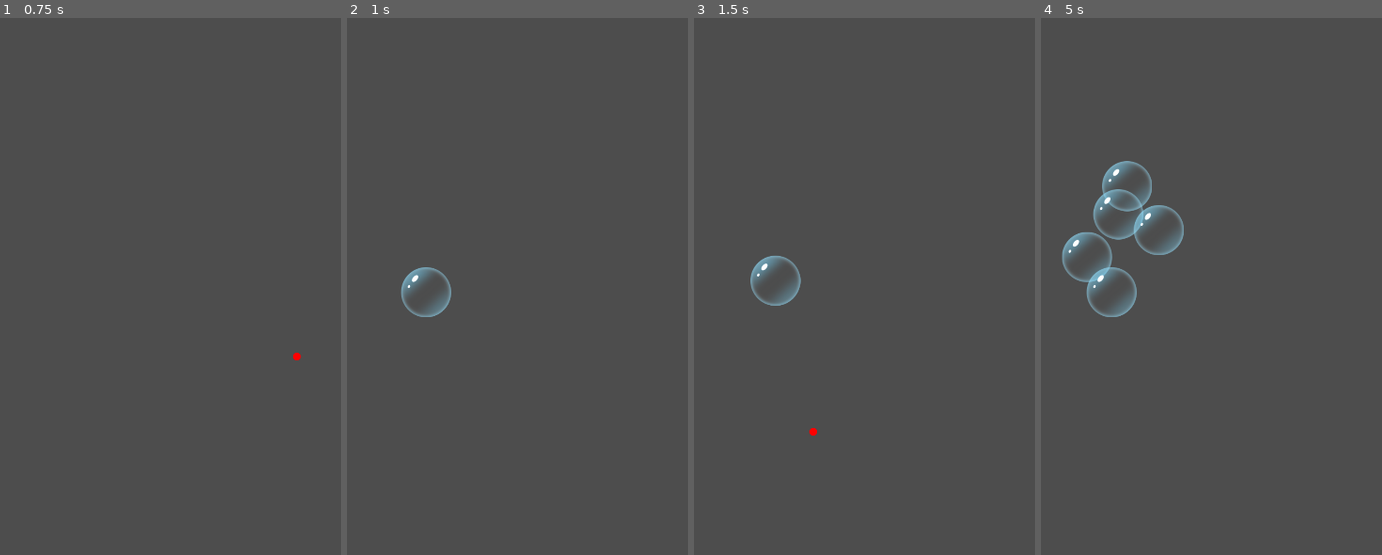
Above: before the commit, frames 1-4 (left to right).
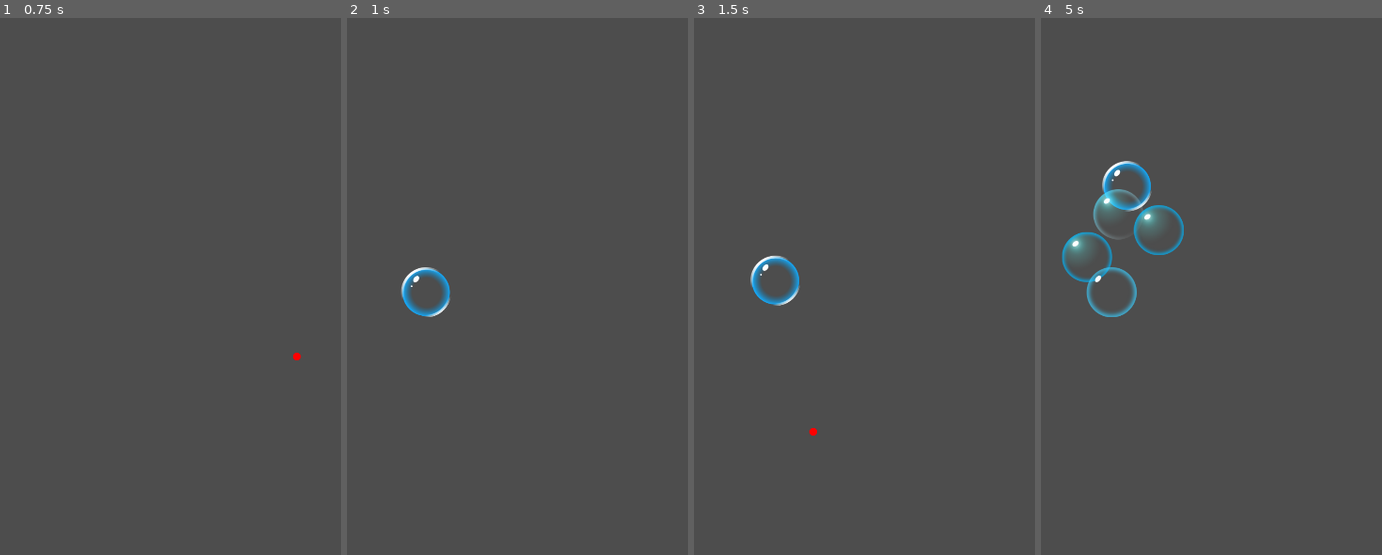
Above: after the commit, the same moments.

Repository: HybridAU/bubble-pop
Game: Godot game, scene res://root.tscn
The game is run twice, just before and just after one commit, with the same random seed, the same clock (stepped at 60 frames per second) and the same inputs.
Inputs (mouse positions are in pixels of both pictures, inside the frame that each line leads up to):
- Up to frame 1 (0.75 s): tap Enter at 0.5 s; move the mouse to (296, 356) at 0.52 s; click (296, 356) at 0.67 s
- Up to frame 2 (1 s): no input
- Up to frame 3 (1.5 s): move the mouse to (813, 431) at 1.27 s; click (813, 431) at 1.42 s
- Up to frame 4 (5 s): move the mouse to (1286, 227) at 2.02 s; click (1286, 227) at 2.17 s; move the mouse to (1225, 544) at 2.77 s; click (1225, 544) at 2.92 s; move the mouse to (1371, 506) at 3.52 s; click (1371, 506) at 3.67 s; move the mouse to (1119, 281) at 4.27 s; click (1119, 281) at 4.42 s

Frame 1 is identical in both runs. In frame 2, 0.7% of the frame differs, in the area x 15-31%, y 46-56%; in frame 3, 0.7%; in frame 4, 2.4%, in the area x 6-42%, y 26-56%.
Error in both runs: Invalid access to property or key 'position' on a base object of type 'InputEventKey'. (res://scripts/root.gd:12)

Commit message:
Use different bubble textures

Diff:
--- a/bubble.tscn
+++ b/bubble.tscn
@@ -1,7 +1,7 @@
 [gd_scene format=3 uid="uid://clrnn6vie8uxy"]
 
 [ext_resource type="Script" uid="uid://cewle1upkwa3x" path="res://scripts/bubble.gd" id="1_y2db8"]
-[ext_resource type="Texture2D" uid="uid://oh1chfkjtqoj" path="res://assets/Bubbles/Coloured/128x128/bubble_4.png" id="2_y2db8"]
+[ext_resource type="Script" uid="uid://qowkvfmmrdgm" path="res://scripts/bubble_sprite.gd" id="2_y2db8"]
 
 [sub_resource type="CircleShape2D" id="CircleShape2D_n2mqj"]
 radius = 64.0
@@ -10,7 +10,7 @@
 script = ExtResource("1_y2db8")
 
 [node name="Sprite2D" type="Sprite2D" parent="." unique_id=1948743448]
-texture = ExtResource("2_y2db8")
+script = ExtResource("2_y2db8")
 
 [node name="CollisionShape2D" type="CollisionShape2D" parent="." unique_id=1705877029]
 shape = SubResource("CircleShape2D_n2mqj")
--- /dev/null
+++ b/scripts/bubble_sprite.gd
@@ -0,0 +1,15 @@
+extends Sprite2D
+
+func _ready() -> void:
+	# TODO this isn't too bad with 7 textures, but there must be a way to glob these.
+	# also, maybe the diffrent bubbles can work differently, then we can use them for
+	# specific things rather than just random.
+	var bubble_1 = load("res://assets/Bubbles/bubble_1.png")
+	var bubble_2 = load("res://assets/Bubbles/bubble_2.png")
+	var bubble_3 = load("res://assets/Bubbles/bubble_3.png")
+	var bubble_4 = load("res://assets/Bubbles/bubble_4.png")
+	var bubble_5 = load("res://assets/Bubbles/bubble_5.png")
+	var bubble_6 = load("res://assets/Bubbles/bubble_6.png")
+	var bubble_7 = load("res://assets/Bubbles/bubble_7.png")
+
+	texture = [bubble_1, bubble_2, bubble_3, bubble_4, bubble_5, bubble_6, bubble_7].pick_random()
Renamed: assets/Bubbles/Coloured/128x128/bubble_1.png -> assets/Bubbles/bubble_1.png
Not shown, changed: assets/Bubbles/bubble_1.png.import
Renamed: assets/Bubbles/Coloured/128x128/bubble_2.png -> assets/Bubbles/bubble_2.png
Not shown, changed: assets/Bubbles/bubble_2.png.import
Renamed: assets/Bubbles/Coloured/128x128/bubble_3.png -> assets/Bubbles/bubble_3.png
Not shown, changed: assets/Bubbles/bubble_3.png.import
Renamed: assets/Bubbles/Coloured/128x128/bubble_4.png -> assets/Bubbles/bubble_4.png
Not shown, changed: assets/Bubbles/bubble_4.png.import
Renamed: assets/Bubbles/Coloured/128x128/bubble_5.png -> assets/Bubbles/bubble_5.png
Not shown, changed: assets/Bubbles/bubble_5.png.import
Renamed: assets/Bubbles/Coloured/128x128/bubble_6.png -> assets/Bubbles/bubble_6.png
Not shown, changed: assets/Bubbles/bubble_6.png.import
(and 3 more such lines)
